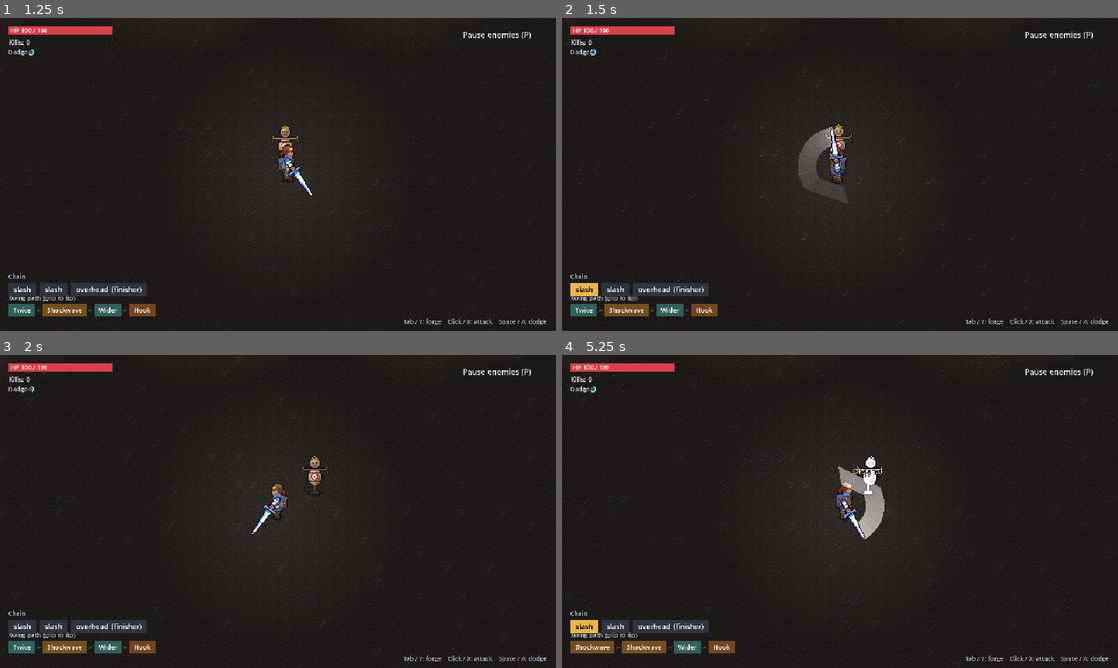
Above: before the commit, frames 1-4 (two rows, left to right).
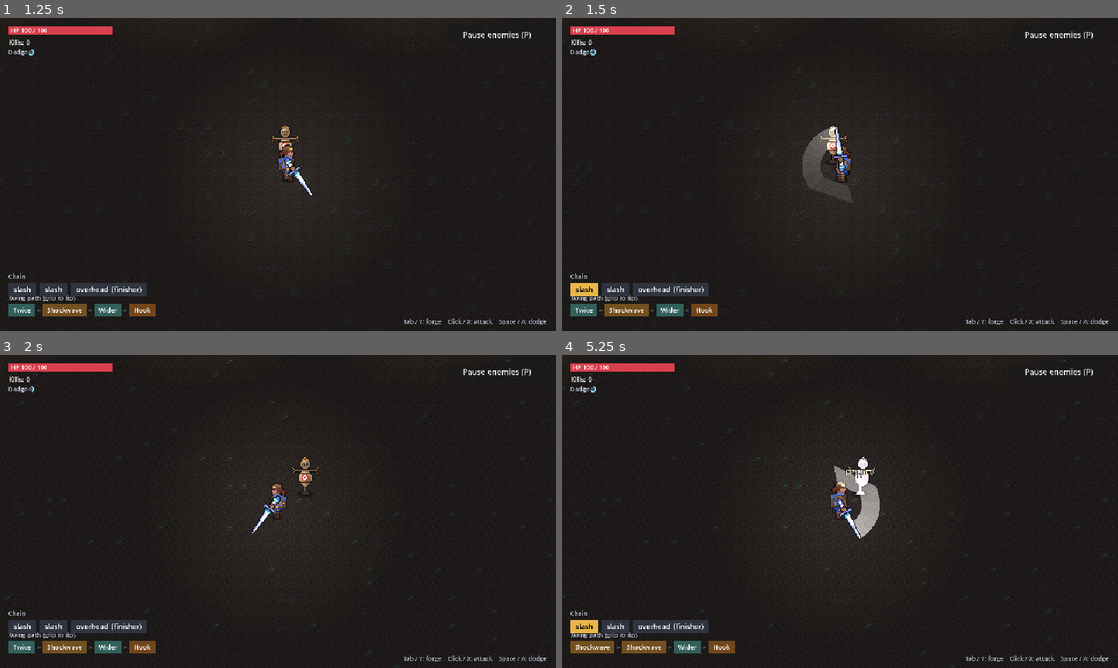
Above: after the commit, the same moments.

Repository: Durrannus/Modular-weapon-prototype
Game: Godot game, scene res://scenes/main.tscn
The game is run twice, just before and just after one commit, with the same random seed, the same clock (stepped at 60 frames per second) and the same inputs.
Inputs (mouse positions are in pixels of both pictures, inside the frame that each line leads up to):
- Up to frame 1 (1.25 s): tap Enter (menu_place) at 0.5 s; move the mouse to (400, 158) at 0.52 s; hold D (move_right) from 0.53 s (still down); tap Space (dash) at 0.6 s; click (400, 158) at 0.67 s
- Up to frame 2 (1.5 s): move the mouse to (728, 190) at 1.27 s; release D (move_right) at 1.28 s; hold Escape (menu_back) from 1.28 s (still down); click (728, 190) at 1.35 s
- Up to frame 3 (2 s): keep holding Escape (menu_back); tap Space (dash) at 1.55 s
- Up to frame 4 (5.25 s): move the mouse to (895, 442) at 2.02 s; release Escape (menu_back) at 2.03 s; hold D (move_right) 2.03-2.78 s; tap Tab (build) at 2.1 s; tap Space (dash) at 2.3, 2.85, 3.8, 4.55 s; move the mouse to (812, 574) at 2.77 s; hold W (move_up) 2.78-3.53 s; click (812, 574) at 2.92 s; move the mouse to (1006, 558) at 3.52 s; hold A (move_left) 3.53-5.03 s; tap P (toggle_spawning) at 3.6 s; move the mouse to (673, 464) at 4.27 s; tap Shift at 4.35 s; move the mouse to (867, 511) at 5.02 s; hold Escape (menu_back) from 5.03 s (still down); tap Backspace at 5.1 s; click (867, 511) at 5.17 s

Frame 1 is identical in both runs. In frame 2, 1.4% of the frame differs, in the area x 0-100%, y 0-99%; in frame 3, 1.2%; in frame 4, 1.8%, in the area x 0-100%, y 0-100%.

Commit message:
Drop the step forward and lean on swings
Co-Authored-By: Claude Opus 5.5 <noreply@anthropic.com>
Claude-Session: https://claude.ai/code/session_01PcDKVkPofzbtLy82C9TbQ8

Diff:
--- a/scripts/player.gd
+++ b/scripts/player.gd
@@ -840,18 +840,12 @@
 			trail.append([pose_hand, pose_angle, game_time])
 			trail_te = now if p[2] else -1.0
 			if not stepped:
-				# Step into the swing: the body moves, not just the hand.
+				# No step forward: swinging never moves you (it pushed you into enemies).
 				stepped = true
-				var dist := 30.0 if anim_move == "overhead" else (12.0 if anim_move == "stab" else 18.0)
-				if not MOVES.get(anim_move, {}).has("dash"):
-					lunge_dir = anim_dir
-					lunge_timer = 0.07
-					lunge_speed = dist / 0.07
 				squash = Vector2(0.9, 1.1) if anim_move == "overhead" else Vector2(0.95, 1.06)
 		elif step_elapsed < float(MOVES.get(anim_move, MOVES["slash"])["windup"]) / _speed():
 			# Wind up: crouch into it.
 			squash = squash.lerp(Vector2(1.1, 0.9) if anim_move == "overhead" else Vector2(1.04, 0.96), 1.0 - exp(-30.0 * delta))
-		lean = lerpf(lean, signf(anim_dir.x) * (0.16 if anim_move == "overhead" else 0.1), 1.0 - exp(-20.0 * delta))
 	else:
 		var r := _rest_pose()
 		var k := 1.0 - exp(-14.0 * delta)
